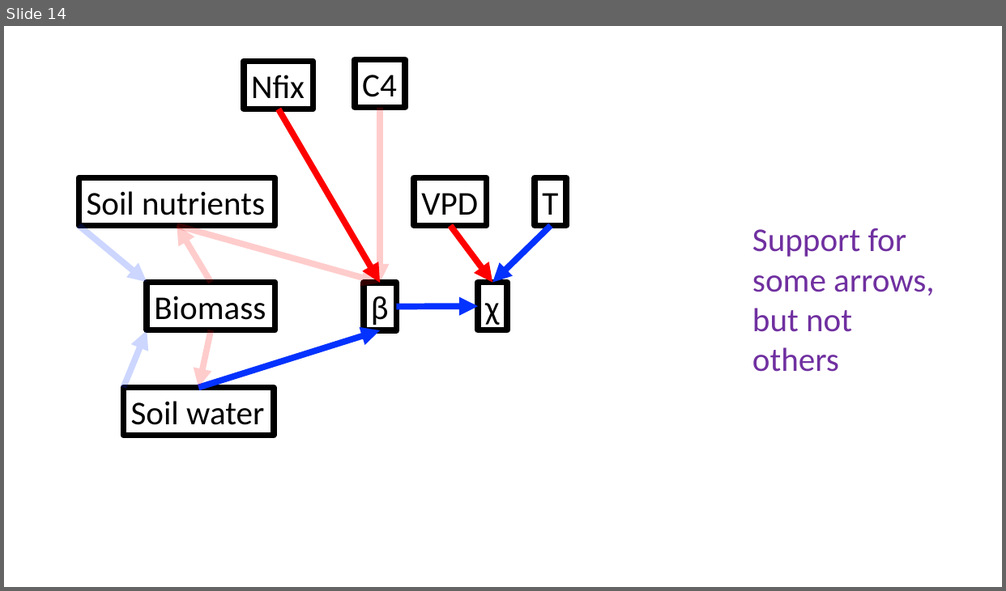
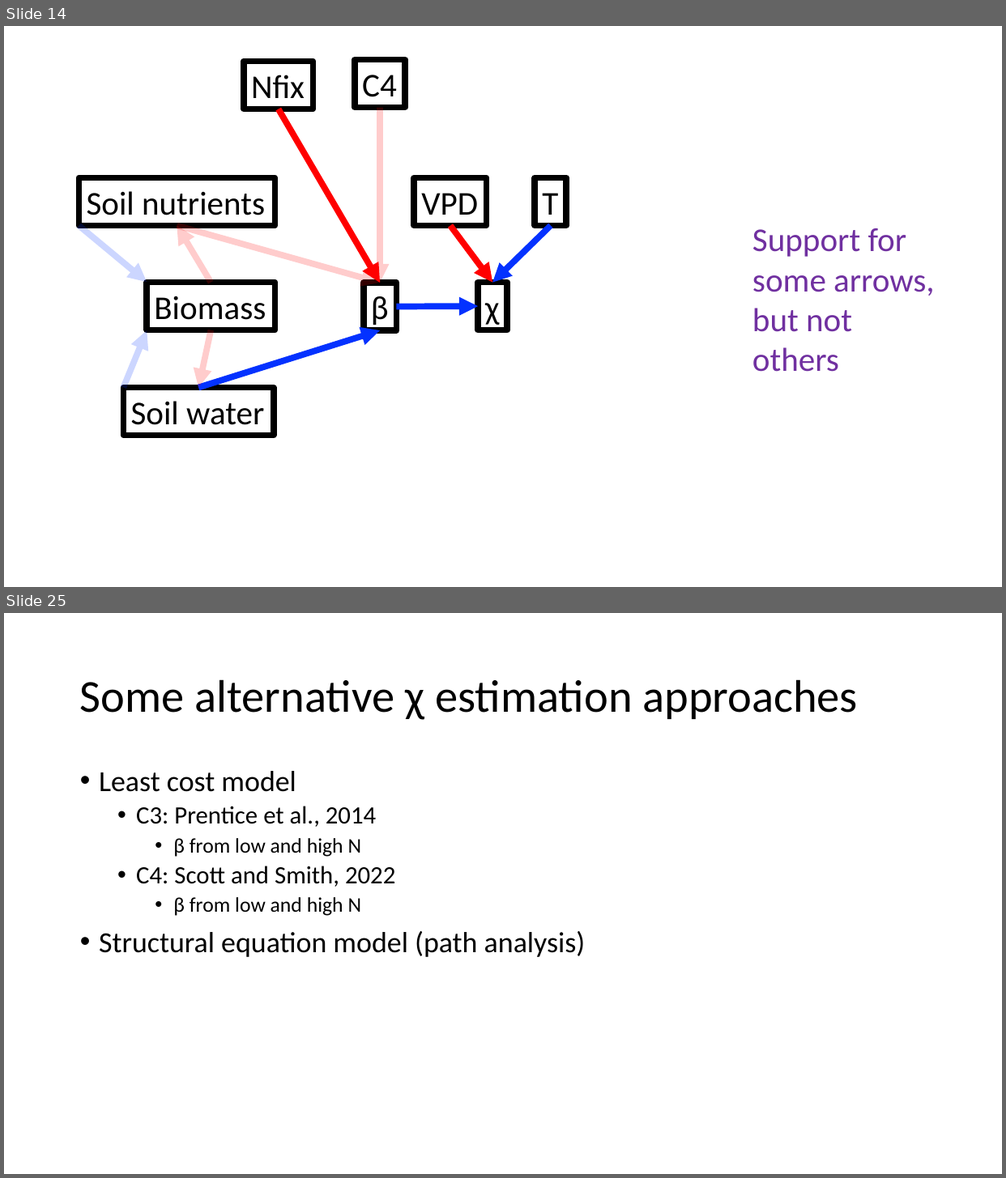
Before and after one commit to efwaring/NutNetPhys, a slide deck: presentations/lab_meeting_03.21.2022.pptx. Shown one above the other, each under a label of ours: slide 14 before the commit, slides 14 and 25 after it; the slides between them are not shown. The pictures are 1006x591 and 1006x1178 pixels, drawn with LibreOffice and Linux fonts; fonts in the diff are those of the drawing. Boxes give left, top, right and bottom in pixels: in the first picture for what was removed or moved away, otherwise in the second. Text is boxed around its words. In the diff, an @@ line names an element or a change of style, - is before the commit and + after.

```diff
--- a/presentations/lab_meeting_03.21.2022.pptx
+++ b/presentations/lab_meeting_03.21.2022.pptx
@@ slide 25 added at bbox=[4, 613, 1002, 1174], background #FFFFFF @@
@@ title added at bbox=[80, 679, 858, 720], 44 pt, text #000000 @@
+Some alternative χ estimation approaches
@@ text added at bbox=[99, 771, 586, 957], 28 pt, text #000000 @@
+• Least cost model
+  • C3: Prentice et al., 2014
+    • β from low and high N
+  • C4: Scott and Smith, 2022
+    • β from low and high N
+• Structural equation model (path analysis)
```
Also in this commit, not shown: 1 slide changed, 12 other slides added, 1 other file.
